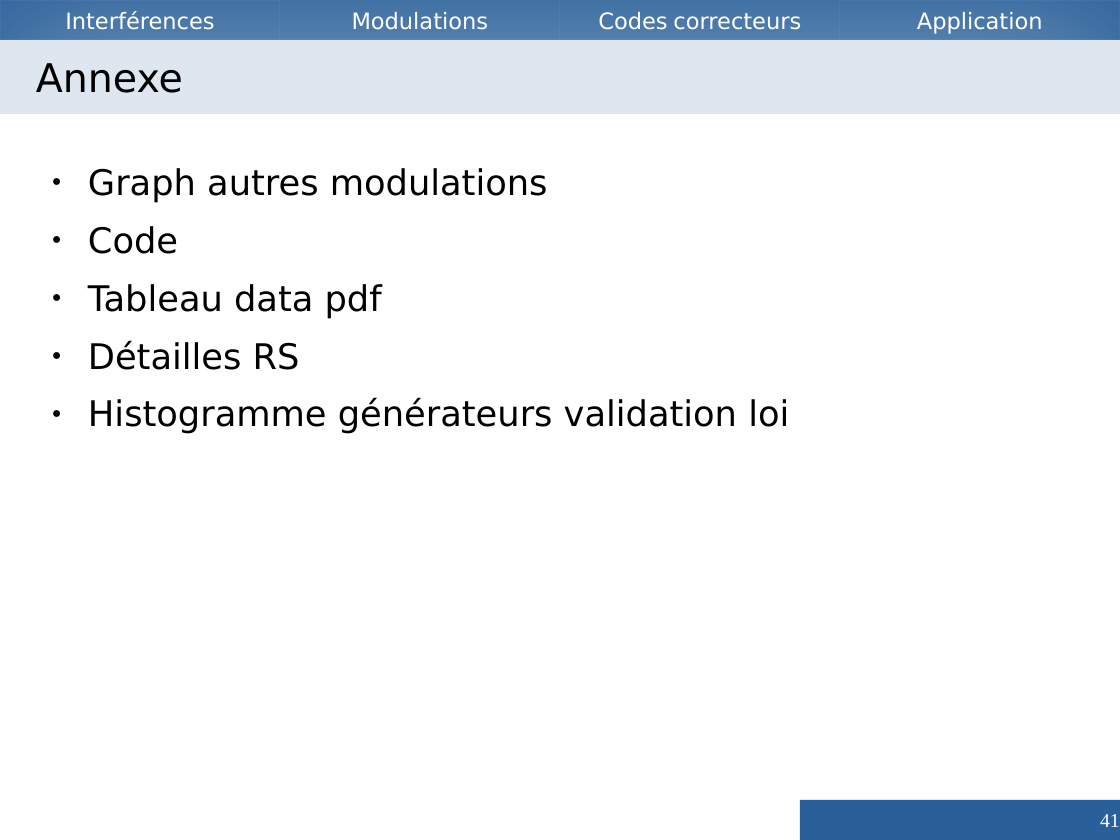
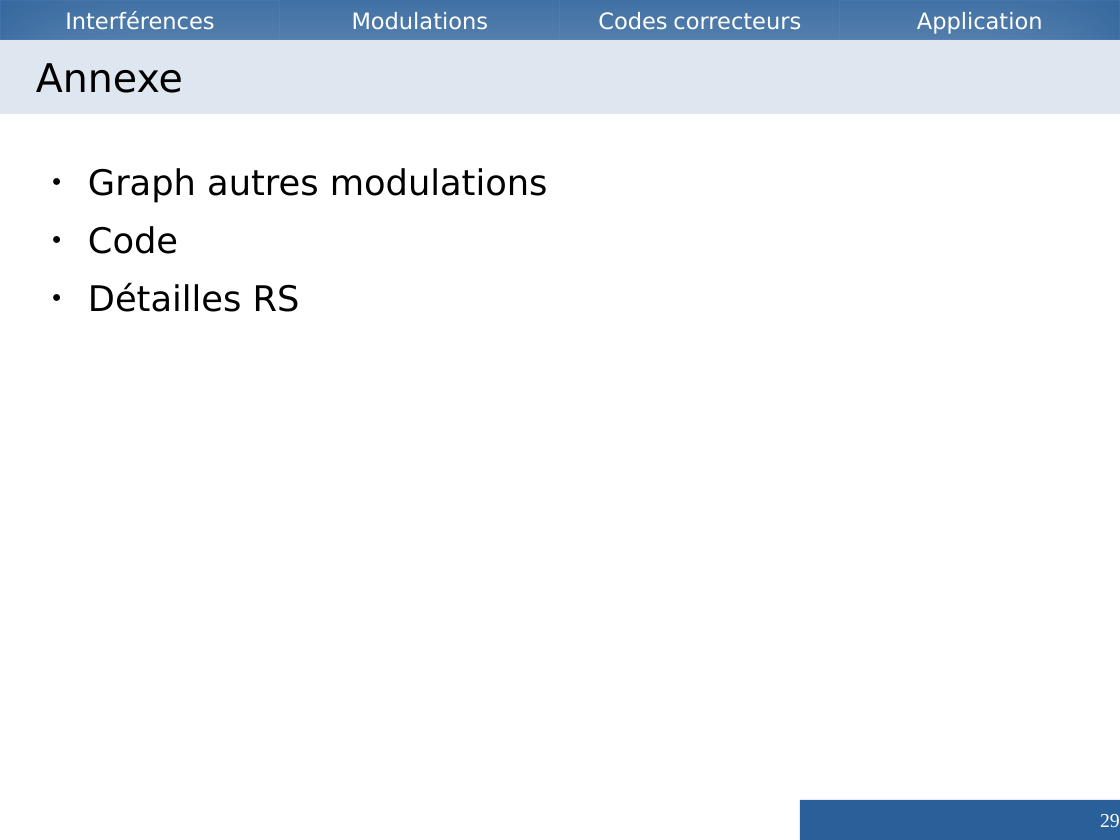
Before and after one commit to Vzrod/tipe, a slide deck: slide 29 of TIPE - Copie.odp (slide 41 before the commit). Drawn at 1120x840 pixels with LibreOffice and Linux fonts; fonts in the diff are those of the drawing. Boxes give left, top, right and bottom in pixels: in the first picture for what was removed or moved away, otherwise in the second. Text is boxed around its words. In the diff, an @@ line names an element or a change of style, - is before the commit and + after.

```diff
--- a/TIPE - Copie.odp
+++ b/TIPE - Copie.odp
@@ text at (x1=88, y1=284, x2=382, y2=318): paragraph removed @@
-● Tableau data pdf
@@ text at (x1=88, y1=398, x2=789, y2=434): paragraph removed @@
-● Histogramme générateurs validation loi
@@ page number at (x1=1100, y1=814, x2=1120, y2=827): text changed @@
-41
+29
```
Also in this commit, not shown: 21 other slides changed, 6 slides added, 12 slides removed, 2 other files.
